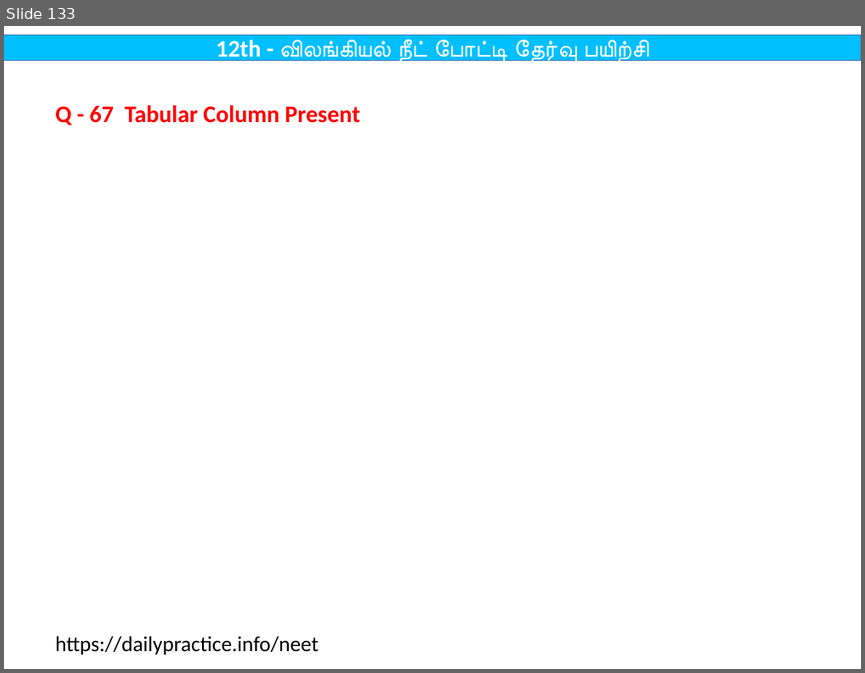
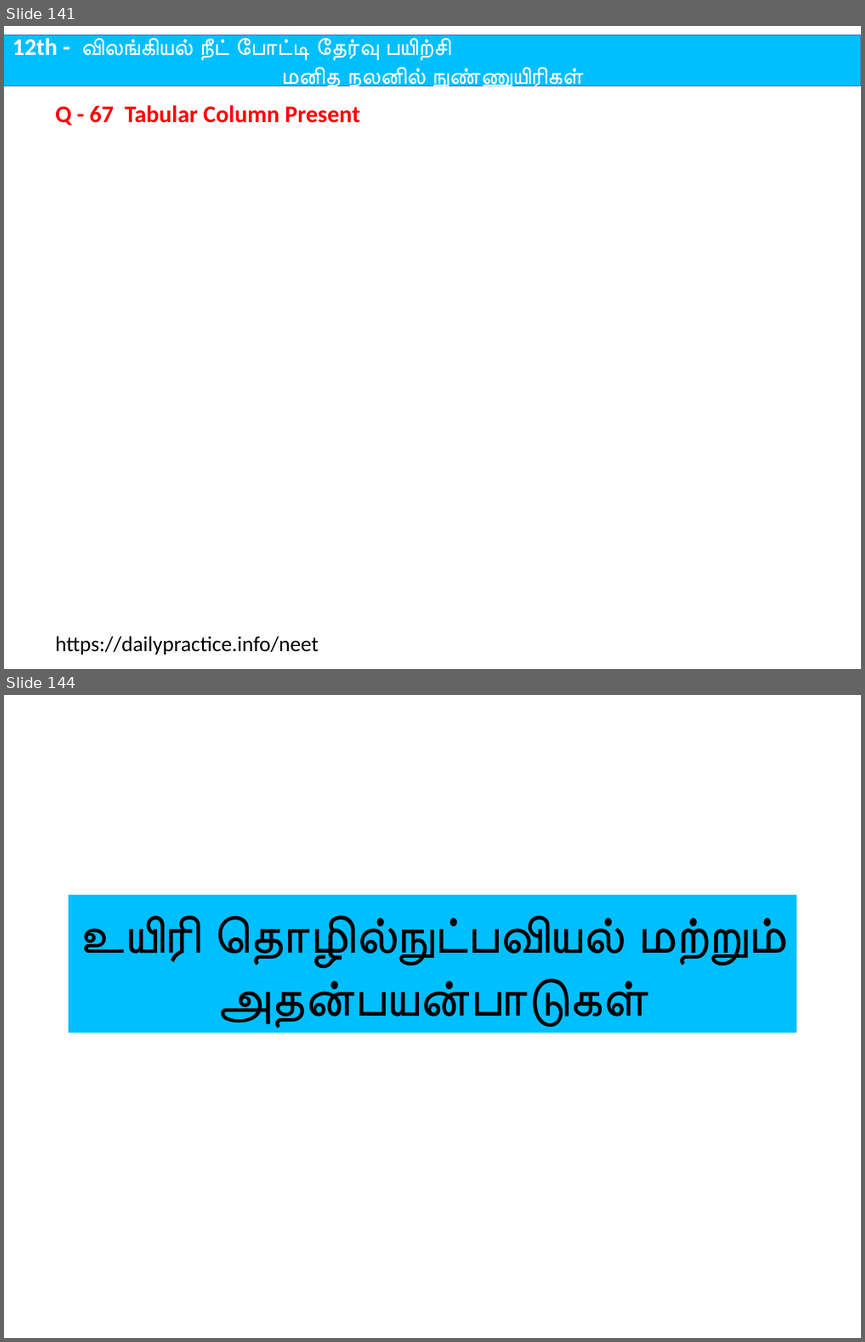
Before and after one commit to tvmani/tvmani.github.io, a slide deck: tamil_biology/12th_Bio_Zoology_Tamil.pptx. Shown one above the other, each under a label of ours: slide 133 before the commit, slides 141 and 144 after it; the slides between them are not shown. The pictures are 865x673 and 865x1342 pixels, drawn with LibreOffice and Linux fonts; fonts in the diff are those of the drawing. Boxes give left, top, right and bottom in pixels: in the first picture for what was removed or moved away, otherwise in the second. Text is boxed around its words. In the diff, an @@ line names an element or a change of style, - is before the commit and + after.

```diff
--- a/tamil_biology/12th_Bio_Zoology_Tamil.pptx
+++ b/tamil_biology/12th_Bio_Zoology_Tamil.pptx
@@ slide 144 added at (x1=4, y1=695, x2=861, y2=1338), background #FFFFFF @@
@@ title added at (x1=69, y1=895, x2=796, y2=1032), fill #00BFFF, 44 pt, text #000000 @@
+உயிரி தொழில்நுட்பவியல் மற்றும் அதன்பயன்பாடுகள்
@@ what was slide 133 is now slide 141 @@
@@ slide 141 changed as well @@
@@ rectangle "12th - விலங்கியல் நீட் போட்டி ..." resized from (x1=4, y1=34, x2=861, y2=60) to (x1=4, y1=34, x2=861, y2=86) @@
@@ text in rectangle at (x1=12, y1=38, x2=579, y2=91): text changed @@
-12th - விலங்கியல் நீட் போட்டி தேர்வு பயிற்சி
+12th - விலங்கியல் நீட் போட்டி தேர்வு பயிற்சி
+மனித நலனில் நுண்ணுயிரிகள்
```
Also in this commit, not shown: 218 other slides changed, 11 other slides added, 4 other files.
